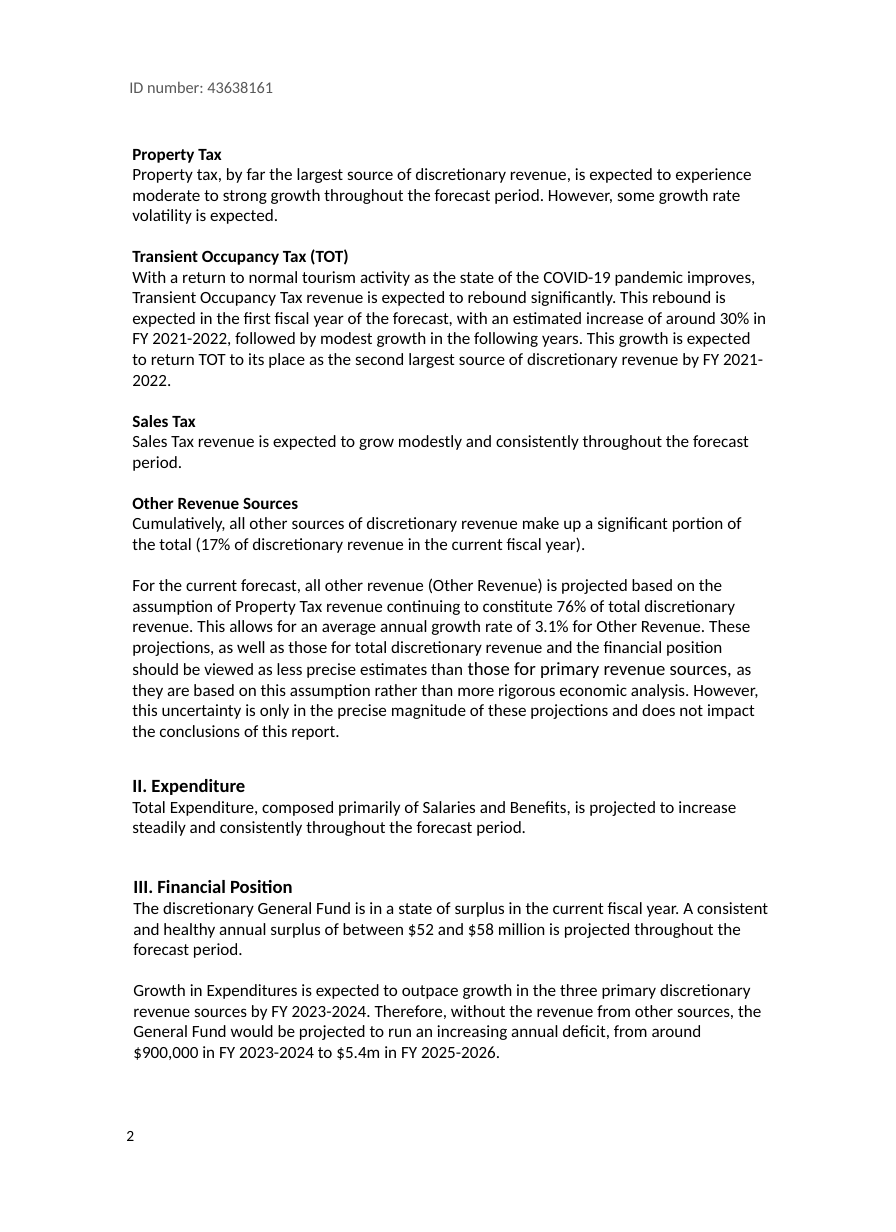
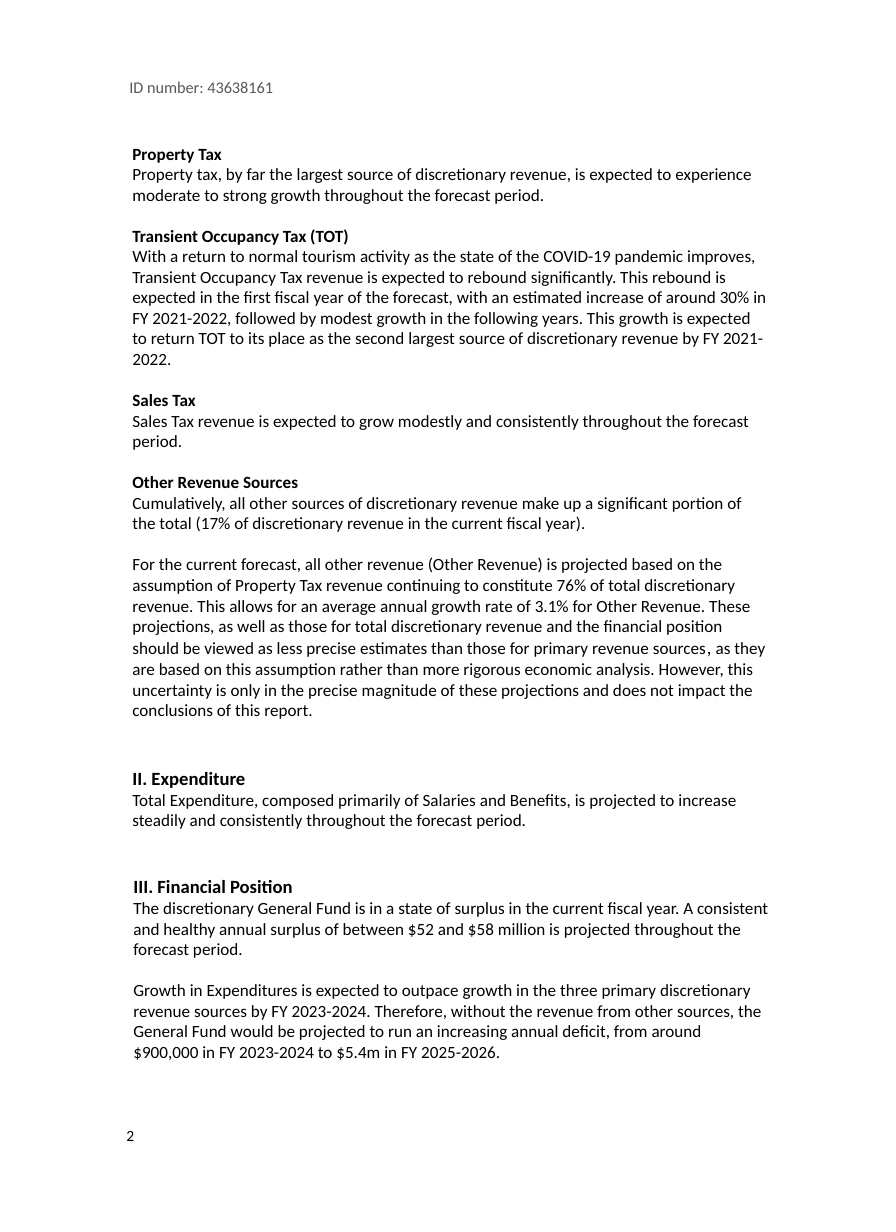
Before and after one commit to gillsarah/5yr_govt_forecast_viz, a slide deck: slide 2 of SB 5yr forecast viz -writup.pptx. Drawn at 896x1232 pixels with LibreOffice and Linux fonts; fonts in the diff are those of the drawing. Boxes give left, top, right and bottom in pixels: in the first picture for what was removed or moved away, otherwise in the second. Text is boxed around its words. In the diff, an @@ line names an element or a change of style, - is before the commit and + after.

```diff
--- a/SB 5yr forecast viz -writup.pptx
+++ b/SB 5yr forecast viz -writup.pptx
@@ text at [132, 168, 751, 204]: text changed @@
-Property tax, by far the largest source of discretionary revenue, is expected to experience moderate to strong growth throughout the forecast period. However, some growth rate volatility is expected.
+Property tax, by far the largest source of discretionary revenue, is expected to experience moderate to strong growth throughout the forecast period.
@@ text at [132, 557, 765, 719]: size 12 to 11 pt in "those for primary revenue sources," @@
@@ text "II. Expenditure": place and size @@
-text "II. Expenditure" at [132, 779, 736, 836]
+text "II. Expenditure" at [132, 772, 736, 829]
```
Also in this commit, not shown: 2 other slides changed.
